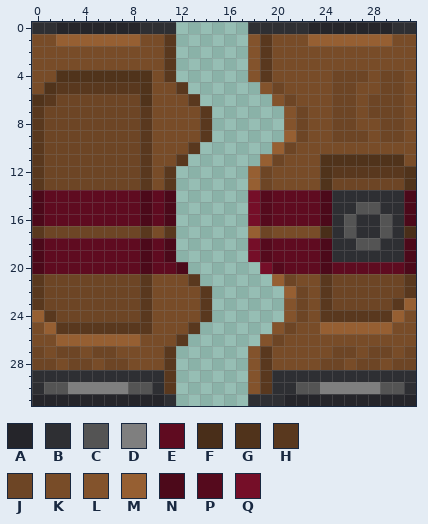
One commit to this pixel-art sprite: Resources/Textures/DeltaV/Structures/Doors/Airlocks/Standard/justice.rsi/assembly.png. Above: the version before the commit.
The file is 32x32 pixels. Pixels under 10% opacity are left out. Colours within 5 levels of each other are drawn and written as one.
Palette (. is transparent): A #25252a  B #2e2f33  C #545454  D #7f7f7f  E #5f0b20  F #492e19  G #50331b  H #59381e  J #6d4525  K #784c28  L #83532c  M #965f32  N #4c091a  P #550a1d  Q #750e28
Pixels before, first column x 0:
 0 BBAAAAAAABBB......BBBBBAAAAAAABB
 1 KKMMMMMMMKKH......LHKKKMMMMMMMKK
 2 KKKKKKKKKKKH......LHKKKKKKKKKKKK
 3 KKKKKKKKKKKH......LHKKKKKKKKKKKK
 4 KKGGGGGGGGKH......LHKKKKKJJJKJJK
 5 KGHHHHHHHGKKH......LJKKKKJJKKJJK
 6 GHJJJJJJJGKKKH......LJKKKJJKJJJK
 7 HJJJJJJJJHKKKKH......LJKKJJKJJJK
 8 HJJJJJJJJHKKKKH......LJKKJJKKJJK
 9 HJJJJJJJJHKKKKH......MJKKJJJKJJK
10 HJJJJJJJJHKKKH......MJKKKKKKKKKK
11 HJJJJJJJJHKKH......MJKKKGGGGGGGK
12 HJJJJJJJJHKH......MJKKKKGHHHHHHG
13 HJJJJJJJJHKH......MJKKKKGJJJJJJG
14 NEEEEEEEENEN......QPEEEENBBBBBBN
15 NEEEEEEEENEN......QPEEEENBBCCBBN
16 NEEEEEEEENEN......QPEEEENBCBBCBN
17 HJJJJJJJJHKH......MJKKKKFBCBBCBF
18 NEEEEEEEENEN......QPEEEENBBCCBBN
19 NEEEEEEEENEN......QPEEEENBBBBBBN
20 NEEEEEEEENEEN......QPEEENEEEEEEN
21 HJJJJJJJJHKKKH......MJKKHJJJJJJH
22 HJJJJJJJJHKKKKH......MJKHJJJJJJH
23 HJJJJJJJJHKKKKH......LJKHJJJJJHM
24 MHJJJJJJJHKKKKH......LJKHHHHHHMK
25 KMHHHHHHHHKKKH......LJKKMMMMMMKK
26 KKMMMMMMMKKKH......LJKKKKKKKKKKK
27 JKJJKJJKKKKH......LHKKKKKJJKJJKJ
28 JJKJJKJJKKKH......LHKKKKJJKJJKJJ
29 BBBBBBBBBBBH......LHBBBBBBBBBBBB
30 BCCDDDDDCCBH......LHBBCCDDDDDCCB
31 AAAAAAAAAAAB......BBBAAAAAAAAAAA
After:
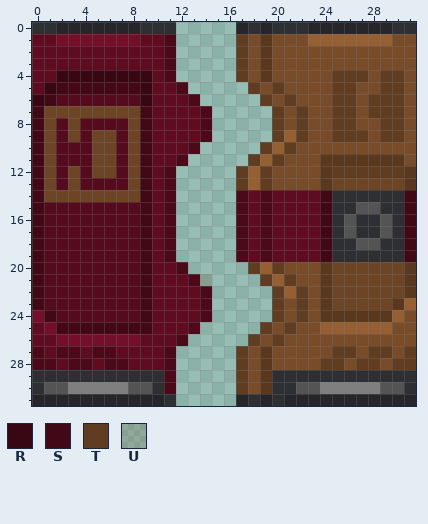
Colours new in this view: R #390713  S #420816  T #603d20  U #784c2830
Difference:
Changed rows in their new state; - is an unchanged pixel.
first column x 0:
 0 -----------------A-A------------
 1 EEQQQQQQQEEN-----TK-------------
 2 EEEEEEEEEEEN-----TK-------------
 3 EEEEEEEEEEEN-----TK-------------
 4 EERRRRRRRREN-----TK------TTT-TT-
 5 ERSSSSSSSREEN-----TKT----TT--TT-
 6 RSPPPPPPPREEEN-----TKT---TT-TTT-
 7 S--------SEEEEN-----TKT--TT-TTT-
 8 S-P-PPPP-SEEEEN-----TKT--TT--TT-
 9 S-P-P--P-SEEEEN-----T-T--TTT-TT-
10 S-PPP--P-SEEEN-----T-T----------
11 S-PPP--P-SEEN-----T-T---HHHHHHH-
12 S-P-P--P-SEN-----T-T----HTTTTTTH
13 S-P-PPPP-SEN-----T-T----H------H
14 SJJJJJJJJS-------NEN----S------S
15 SPPPPPPPPS-------NEN----S------S
16 SPPPPPPPPS-------NEN----S------S
17 SPPPPPPPPSEN-----NENEEEES------S
18 SPPPPPPPPS-------NEN----S------S
19 SPPPPPPPPS-------NEN----S------S
20 SPPPPPPPPS--------TMTKKKHJJJJJJH
21 SPPPPPPPPSEEENU----T-T----------
22 SPPPPPPPPSEEEEN-----T-T---------
23 SPPPPPPPPSEEEEN-----TKT---------
24 QSPPPPPPPSEEEEN-----TKT---------
25 EQSSSSSSSSEEEN-----TKT----------
26 EEQQQQQQQEEEN-----TKT-----------
27 NENNENNEEEEN-----TK------TT-TT-T
28 NNENNENNEEEN-----TK-----TT-TT-TT
29 -----------N-----TK-------------
30 -----------N-----TK-------------
31 -----------------A-A------------
Pixel boxes of the changes (left, top, right, bottom) in both pictures:
changed: (32, 22, 416, 406)
